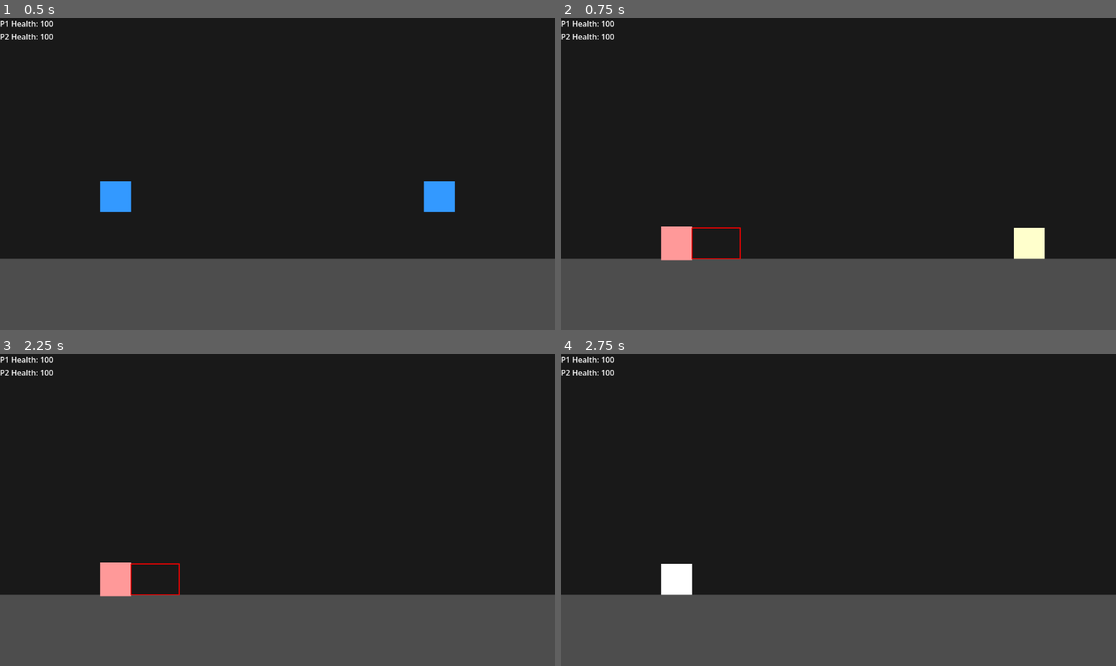
Above: before the commit, frames 1-4 (two rows, left to right).
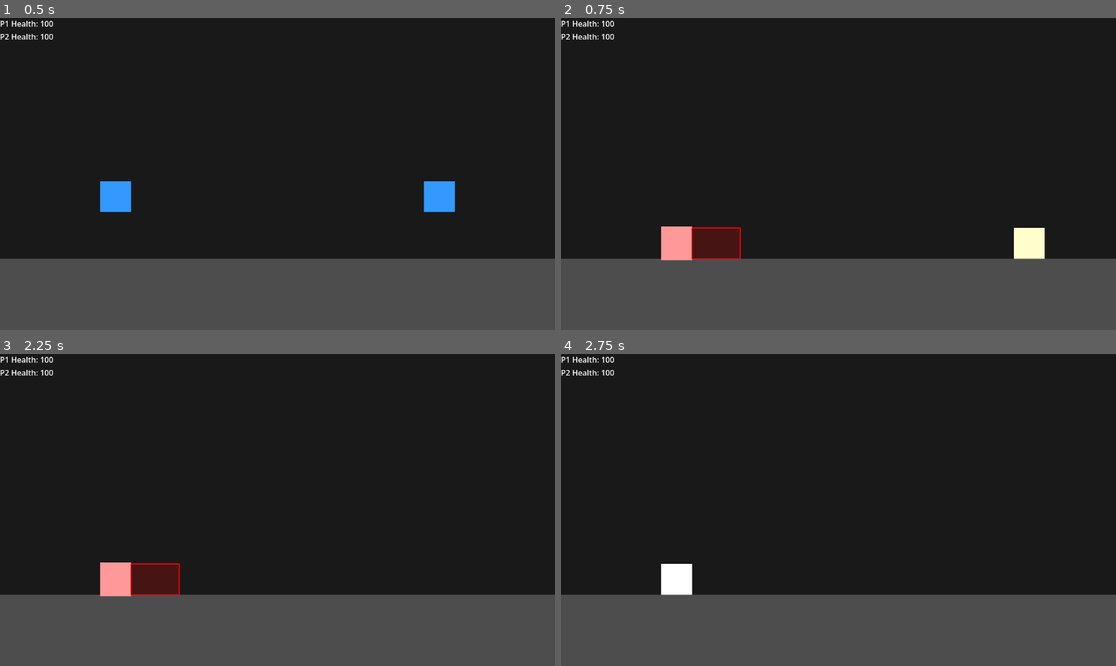
Above: after the commit, the same moments.

Repository: GitLlamma/Fight-Fight-Game-Game
Game: Godot game, scene res://scenes/main.tscn
Two runs of this game, one before a commit and one after it. Both use one fixed random seed, a clock stepped at 60 frames per second and the inputs below.
Inputs:
- Up to frame 1 (0.5 s): no input
- Up to frame 2 (0.75 s): hold Right (ui_right) from 0.53 s (still down); tap T (attack_p1) at 0.6 s
- Up to frame 3 (2.25 s): tap Up (ui_up) at 0.77, 1.52 s; tap P (attack_p2) at 1.35 s; tap Enter at 2 s; release Right (ui_right) at 2.03 s; hold Left (ui_left) from 2.03 s (still down); tap T (attack_p1) at 2.1 s
- Up to frame 4 (2.75 s): keep holding Left (ui_left)

Frame 1 is identical in both runs. In frame 2, 0.8% of the frame differs, in the area x 23-33%, y 67-78%; in frame 3, 0.8%; in frame 4, nothing differs.

Commit message:
Added animation for taking damage

Diff:
--- a/GodotFiles/fight-fight-game-game/scenes/player/player.tscn
+++ b/GodotFiles/fight-fight-game-game/scenes/player/player.tscn
@@ -30,6 +30,14 @@
 shape = SubResource("RectangleShape2D_2")
 position = Vector2(82, -32)
 
+[node name="AttackDebugFill" type="ColorRect" parent="AttackHitbox"]
+visible = false
+offset_left = 32.0
+offset_top = -64.0
+offset_right = 132.0
+offset_bottom = 0.0
+color = Color(1, 0, 0, 0.2)
+
 [node name="AttackDebugOutline" type="Line2D" parent="AttackHitbox"]
 visible = false
 points = PackedVector2Array(32, -64, 132, -64, 132, 0, 32, 0, 32, -64)
--- a/GodotFiles/fight-fight-game-game/scripts/player_controller.gd
+++ b/GodotFiles/fight-fight-game-game/scripts/player_controller.gd
@@ -11,15 +11,18 @@
 @export var max_health = 100.0
 @export var attack_damage = 10.0
 @export var attack_cooldown = 0.5
+@export var damage_flash_duration = 0.12
 
 var health: float
 var is_attacking = false
 var attack_timer = 0.0
 var player_number = 1
 var facing_dir := 1
+var is_damage_flashing := false
 
 @onready var sprite = $Sprite
 @onready var attack_hitbox = $AttackHitbox
+@onready var attack_debug_fill = $AttackHitbox/AttackDebugFill
 @onready var attack_debug_outline = $AttackHitbox/AttackDebugOutline
 
 var current_animation = "idle"
@@ -28,6 +31,8 @@
 	health = max_health
 	if attack_hitbox:
 		attack_hitbox.body_entered.connect(_on_attack_hitbox_entered)
+	if attack_debug_fill:
+		attack_debug_fill.hide()
 	if attack_debug_outline:
 		attack_debug_outline.hide()
 	if not sprite:
@@ -108,6 +113,8 @@
 	# Activate hitbox briefly
 	if attack_hitbox:
 		attack_hitbox.monitoring = true
+	if attack_debug_fill:
+		attack_debug_fill.show()
 	if attack_debug_outline:
 		attack_debug_outline.show()
 
@@ -115,6 +122,8 @@
 	is_attacking = false
 	if attack_hitbox:
 		attack_hitbox.monitoring = false
+	if attack_debug_fill:
+		attack_debug_fill.hide()
 	if attack_debug_outline:
 		attack_debug_outline.hide()
 
@@ -127,9 +136,14 @@
 		return
 
 	current_animation = anim_name
-
-	# Visual feedback for animations
-	if sprite:
+	_apply_animation_visuals(anim_name)
+
+func _apply_animation_visuals(anim_name: String):
+	if not sprite:
+		return
+
+	# Keep the hurt flash color active for the full flash duration.
+	if not is_damage_flashing:
 		match anim_name:
 			"idle":
 				sprite.color = Color.WHITE
@@ -138,8 +152,12 @@
 			"jump":
 				sprite.color = Color(0.8, 1.0, 1.0)  # Slightly cyan tint
 			"attack":
-				sprite.color = Color(1.0, 0.6, 0.6)  # Slightly red tint
-				sprite.scale.y = 1.1  # Slight scaling for visual feedback
+				sprite.color = Color(1.0, 0.6, 0.6)  # Attack tint
+
+	if anim_name == "attack":
+		sprite.scale.y = 1.1  # Slight scaling for visual feedback
+	else:
+		sprite.scale.y = 1.0
 
 func _on_attack_hitbox_entered(body):
 	if body is Player and body != self:
@@ -150,10 +168,25 @@
 	health -= damage
 	health = max(0, health)
 	health_changed.emit(player_number, health, max_health)
+	_start_damage_flash()
 
 	if health <= 0:
 		defeated.emit(player_number)
 		die()
+
+func _start_damage_flash():
+	if not sprite or is_queued_for_deletion():
+		return
+
+	is_damage_flashing = true
+	sprite.color = Color(0.8, 0.2, 0.2)  # Deeper red than attack tint.
+	await get_tree().create_timer(damage_flash_duration).timeout
+
+	if is_queued_for_deletion():
+		return
+
+	is_damage_flashing = false
+	_apply_animation_visuals(current_animation)
 
 func die():
 	print("Player %d defeated!" % player_number)
